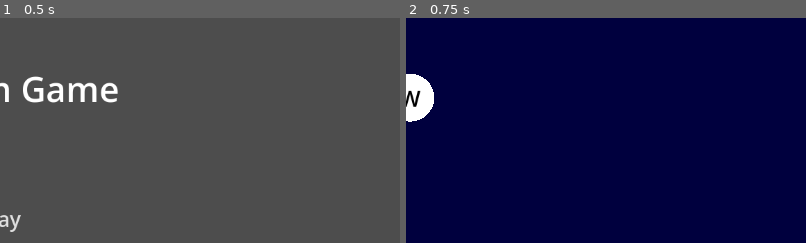
Above: before the commit, frames 1-2 (left to right).
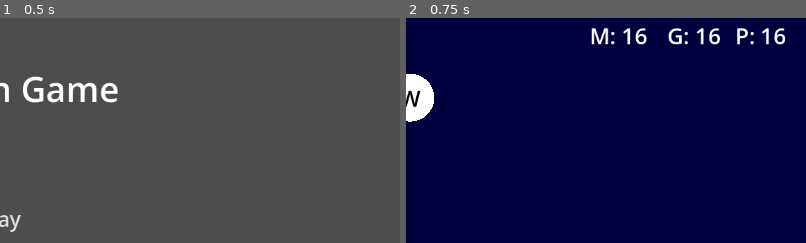
Above: after the commit, the same moments.

Repository: kolskullkid27/Rhythm-Jam-26
Game: Godot game, scene res://Scenes/Menus/main_menu.tscn
The game is run twice, just before and just after one commit, with the same random seed, the same clock (stepped at 60 frames per second) and the same inputs. Sound files missing from this copy of the repository are replaced by a short silence.
Inputs:
- Up to frame 1 (0.5 s): no input
- Up to frame 2 (0.75 s): click "Play" at 0.5 s
The pictures show only the part of the screen within x 50-100%, y 0-50%; the shares and areas given below are measured in that part.

Frame 1 is identical in both runs. In frame 2, 1.3% of the frame differs, in the area x 46-95%, y 4-12%.

Commit message:
odds and ends

Diff:
--- a/Rhythm game/Scenes/Levels/Level1.tscn
+++ b/Rhythm game/Scenes/Levels/Level1.tscn
@@ -375,6 +375,9 @@
 [sub_resource type="PlaneMesh" id="PlaneMesh_kri6y"]
 orientation = 2
 
+[sub_resource type="LabelSettings" id="LabelSettings_4d3fe"]
+font_size = 32
+
 [sub_resource type="StandardMaterial3D" id="StandardMaterial3D_kri6y"]
 
 [sub_resource type="BoxMesh" id="BoxMesh_kri6y"]
@@ -883,6 +886,30 @@
 text = "W"
 label_settings = SubResource("LabelSettings_36ke7")
 
+[node name="MissScore" type="Label" parent="2DSection/CanvasLayer" unique_id=860760835]
+offset_left = 840.0
+offset_top = 3.0
+offset_right = 944.0
+offset_bottom = 49.0
+text = "M: 16"
+label_settings = SubResource("LabelSettings_4d3fe")
+
+[node name="GoodScore" type="Label" parent="2DSection/CanvasLayer" unique_id=1035469311]
+offset_left = 952.0
+offset_top = 3.0
+offset_right = 1056.0
+offset_bottom = 49.0
+text = "G: 16"
+label_settings = SubResource("LabelSettings_4d3fe")
+
+[node name="GoodScore2" type="Label" parent="2DSection/CanvasLayer" unique_id=1901869238]
+offset_left = 1050.0
+offset_top = 3.0
+offset_right = 1154.0
+offset_bottom = 49.0
+text = "P: 16"
+label_settings = SubResource("LabelSettings_4d3fe")
+
 [node name="3DSection" type="Node3D" parent="." unique_id=1402797481]
 
 [node name="Body" type="Node3D" parent="3DSection" unique_id=1042965553]
@@ -903,7 +930,7 @@
 skeleton = NodePath("../../../PivotPoint/Camera3D")
 
 [node name="RLeg" type="MeshInstance3D" parent="3DSection/Body" unique_id=2025966213]
-transform = Transform3D(0.20462573, -0.0072011724, 0.0028631692, 0.0030066154, 0.49638924, -0.0018637333, -0.0034058804, 0.005551044, 0.17037432, -0.522346, -0.3541923, -0.03931567)
+transform = Transform3D(0.20462573, -0.007201173, 0.0028631692, 0.0030066154, 0.49638927, -0.0018637333, -0.0034058804, 0.0055510444, 0.17037432, -0.522346, -0.3541923, -0.03931567)
 mesh = SubResource("BoxMesh_kri6y")
 skeleton = NodePath("../../PivotPoint/Camera3D")
 
@@ -913,7 +940,7 @@
 skeleton = NodePath("../../../PivotPoint/Camera3D")
 
 [node name="LLeg" type="MeshInstance3D" parent="3DSection/Body" unique_id=1578247373]
-transform = Transform3D(0.20462576, -0.007201174, 0.0028631694, 0.003006616, 0.49638933, -0.0018637335, -0.0034058809, 0.005551045, 0.17037433, -0.522346, -0.3541923, -0.27526206)
+transform = Transform3D(0.20462576, -0.0072011743, 0.0028631694, 0.003006616, 0.49638936, -0.0018637335, -0.0034058809, 0.0055510453, 0.17037433, -0.522346, -0.3541923, -0.27526206)
 mesh = SubResource("BoxMesh_kri6y")
 skeleton = NodePath("../../PivotPoint/Camera3D")
 
--- a/Rhythm game/Scripts/Entities/note_trigger.gd
+++ b/Rhythm game/Scripts/Entities/note_trigger.gd
@@ -9,7 +9,7 @@
 	# Shows if music note collides with this and triggers remove on the note
 	var note = area_2d.get_overlapping_areas()
 
-	if Input.is_action_just_pressed(which_key):
+	if Input.is_anything_pressed():
 		if note.size() >= 1:
 			print(note[0])
 			note[0].get_parent().remove()
